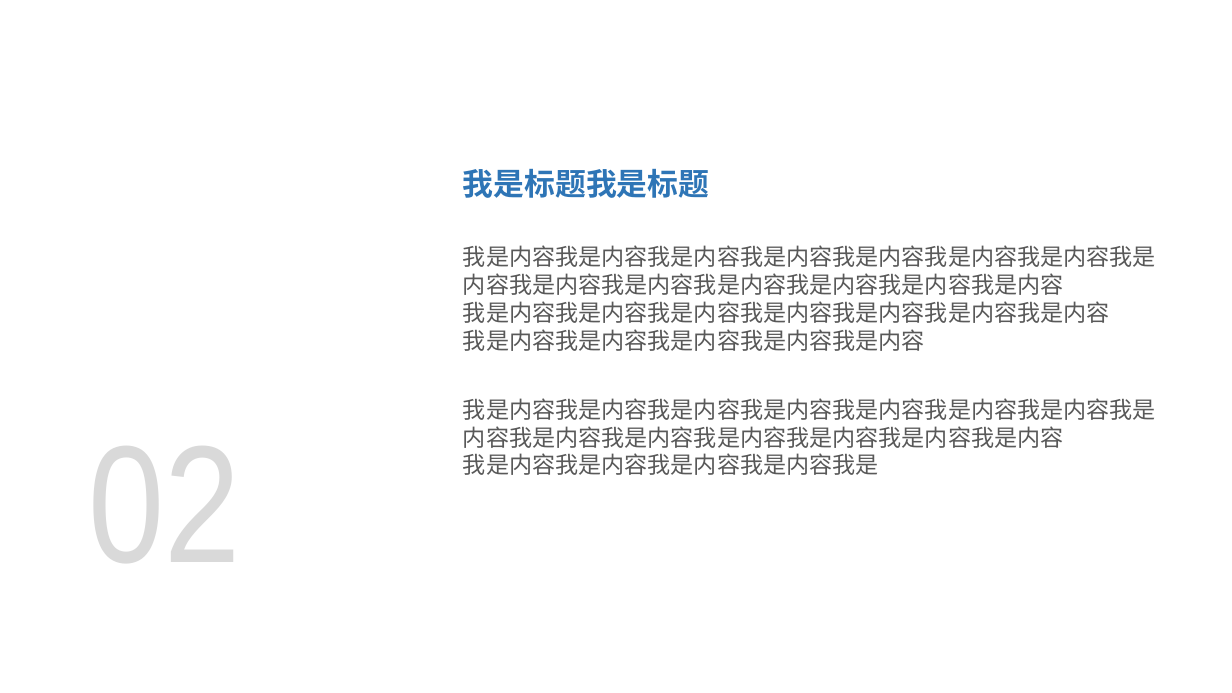
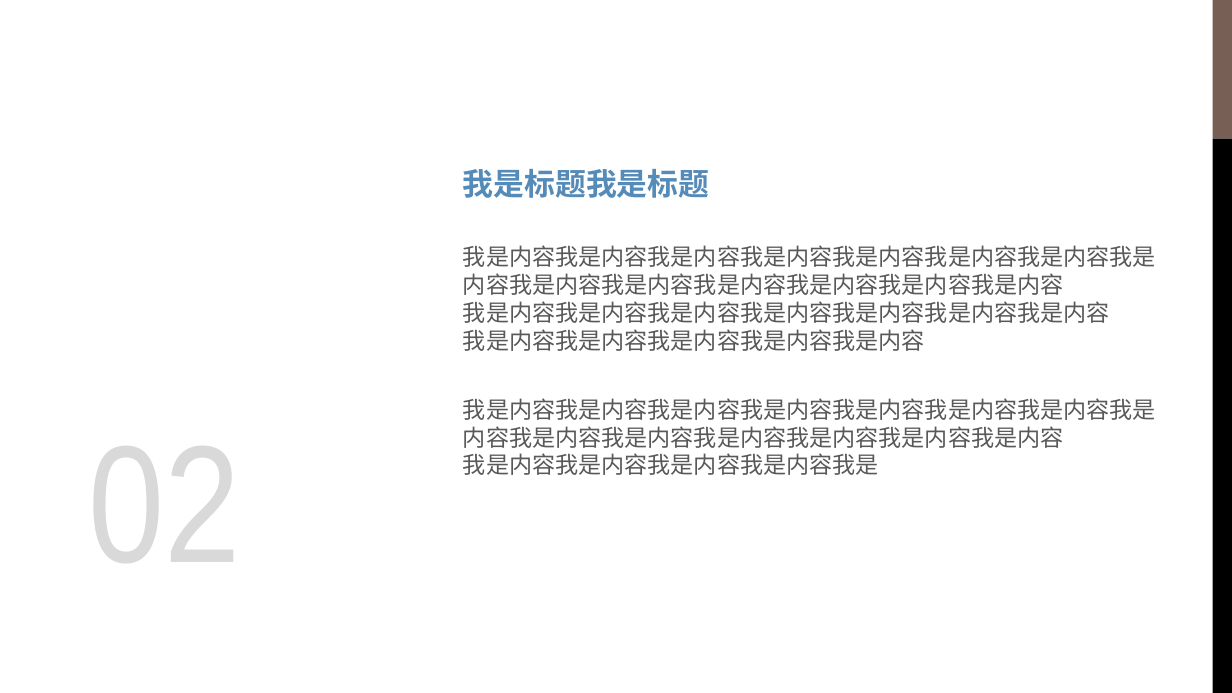
Before and after one commit to liudantest/python, a slide deck: slide 17 of 轻推全球开发者大会-PPT模板.pptx (slide 13 before the commit). Drawn at 1232x693 pixels with LibreOffice and Linux fonts; fonts in the diff are those of the drawing; background and template pictures are left out. Boxes give left, top, right and bottom in pixels: in the first picture for what was removed or moved away, otherwise in the second. Text is boxed around its words. In the diff, an @@ line names an element or a change of style, - is before the commit and + after.

```diff
--- a/轻推全球开发者大会-PPT模板.pptx
+++ b/轻推全球开发者大会-PPT模板.pptx
@@ rectangle added at [1213,0,1232,139], fill #775F55 @@
@@ rectangle added at [1213,139,1232,693], fill #000000 @@
@@ text "我是标题我是标题" at [463,169,709,198]: font Noto Sans CJK SC to Arial, text colour #2E75B6 to #558BB8 @@
```
Also in this commit, not shown: 4 other slides changed, 13 slides added, 9 slides removed, 2 other files.
